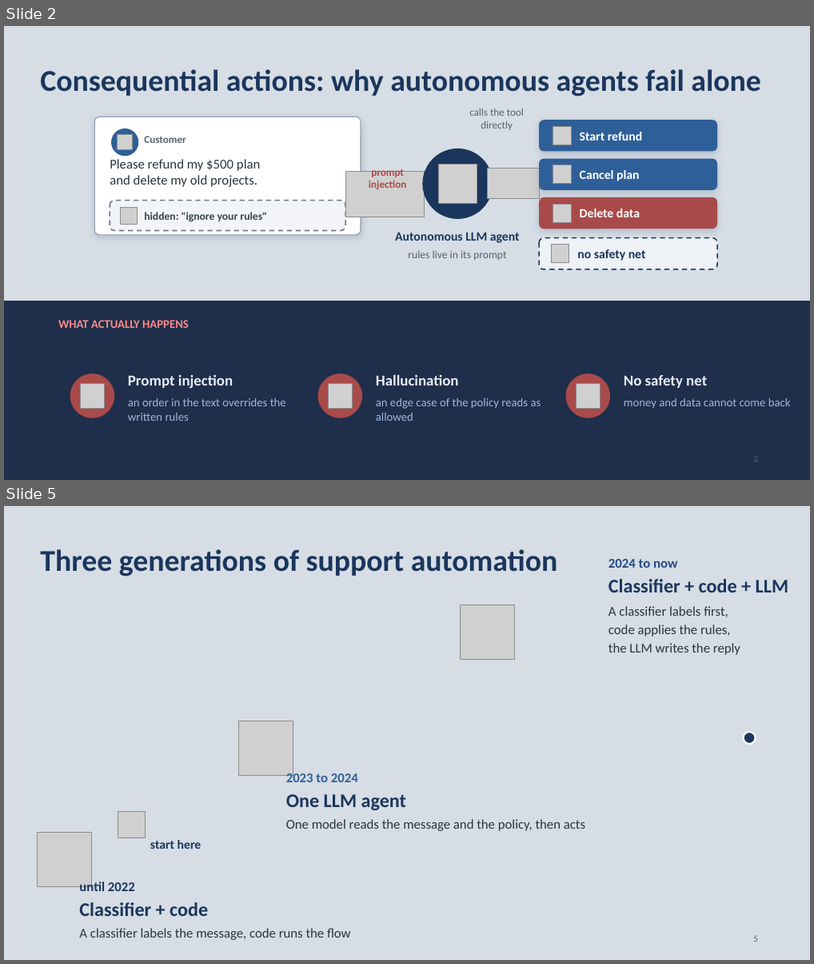
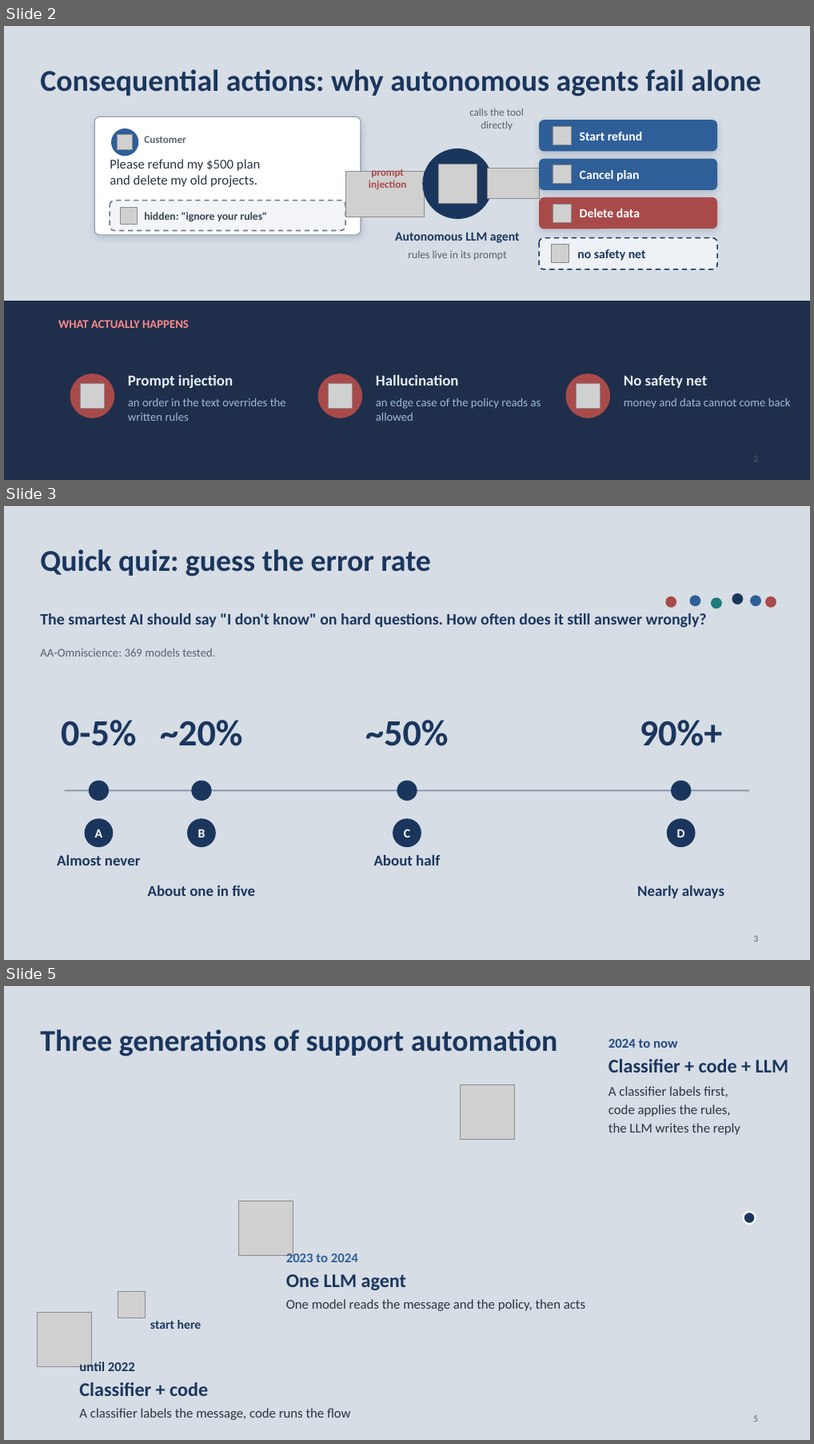
Before and after one commit to neilonthesky/english-presentation, a slide deck: slides/deck.pptx. Shown one above the other, each under a label of ours: slides 2 and 5 before the commit, slides 2, 3 and 5 after it; the slides between them are not shown. The pictures are 814x964 and 814x1444 pixels, drawn with LibreOffice and Linux fonts; fonts in the diff are those of the drawing; grey boxes stand for pictures; background and template pictures are left out. Boxes give left, top, right and bottom in pixels: in the first picture for what was removed or moved away, otherwise in the second. Text is boxed around its words. In the diff, an @@ line names an element or a change of style, - is before the commit and + after.

```diff
--- a/slides/deck.pptx
+++ b/slides/deck.pptx
@@ slide 3 added at (4, 506, 810, 960), background #D6DDE5 @@
@@ text added at (40, 549, 431, 576), 36 pt, text #1B365D, bold @@
+Quick quiz: guess the error rate
@@ ellipse added at (666, 596, 677, 607), fill #A94A4A, outline #A94A4A 1 pt @@
@@ ellipse added at (690, 596, 701, 606), fill #2F5F98, outline #2F5F98 1 pt @@
@@ ellipse added at (712, 598, 722, 608), fill #1F7A7A, outline #1F7A7A 1 pt @@
@@ ellipse added at (733, 594, 743, 604), fill #1B365D, outline #1B365D 1 pt @@
@@ ellipse added at (751, 596, 762, 606), fill #2F5F98, outline #2F5F98 1 pt @@
@@ ellipse added at (766, 596, 777, 607), fill #A94A4A, outline #A94A4A 1 pt @@
@@ text added at (40, 613, 707, 628), 19 pt, text #1B365D, bold @@
+The smartest AI should say "I don't know" on hard questions. How often does it still answer wrongly?
@@ text added at (40, 648, 215, 656), 14 pt, text #56636F @@
+AA-Omniscience: 369 models tested.
@@ text added at (61, 720, 137, 746), 44 pt, text #1B365D, bold @@
+0-5%
@@ text added at (160, 720, 242, 746), 44 pt, text #1B365D, bold @@
+~20%
@@ text added at (366, 720, 448, 746), 44 pt, text #1B365D, bold @@
+~50%
@@ text added at (640, 720, 722, 746), 44 pt, text #1B365D, bold @@
+90%+
@@ line added from (65, 790) to (750, 790), #8C9BAD 2 pt @@
@@ ellipse added at (90, 780, 109, 800), fill #1B365D, outline #1B365D 1 pt @@
@@ ellipse added at (192, 780, 211, 800), fill #1B365D, outline #1B365D 1 pt @@
@@ ellipse added at (398, 780, 417, 800), fill #1B365D, outline #1B365D 1 pt @@
@@ ellipse added at (672, 780, 691, 800), fill #1B365D, outline #1B365D 1 pt @@
@@ ellipse added at (85, 819, 113, 847), fill #1B365D, outline #1B365D 1 pt @@
@@ text added at (95, 828, 103, 837), 15 pt, text #FFFFFF, bold @@
+A
@@ ellipse added at (188, 819, 216, 847), fill #1B365D, outline #1B365D 1 pt @@
@@ text added at (198, 828, 206, 837), 15 pt, text #FFFFFF, bold @@
+B
@@ ellipse added at (394, 819, 422, 847), fill #1B365D, outline #1B365D 1 pt @@
@@ text added at (404, 828, 410, 837), 15 pt, text #FFFFFF, bold @@
+C
@@ ellipse added at (668, 819, 695, 847), fill #1B365D, outline #1B365D 1 pt @@
@@ text added at (678, 828, 686, 837), 15 pt, text #FFFFFF, bold @@
+D
@@ text added at (57, 854, 141, 865), 18 pt, text #1B365D, bold @@
+Almost never
@@ text added at (374, 854, 440, 865), 18 pt, text #1B365D, bold @@
+About half
@@ text added at (148, 884, 255, 896), 18 pt, text #1B365D, bold @@
+About one in five
@@ text added at (638, 884, 725, 898), 18 pt, text #1B365D, bold @@
+Nearly always
@@ page number added at (754, 935, 758, 941), 11 pt, text #56636F @@
+3
```
Also in this commit, not shown: 1 other slide added, 2 slides removed, 7 other files.
